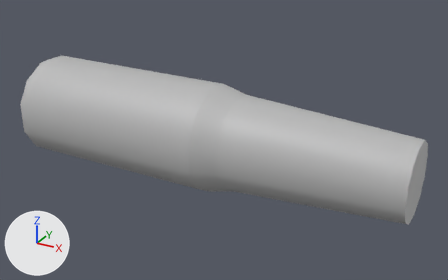
Before and after pictures for a commit that changed the FBX model Assets/Models/Turrets/LilTimmy/lil_timmy_barrel.fbx.
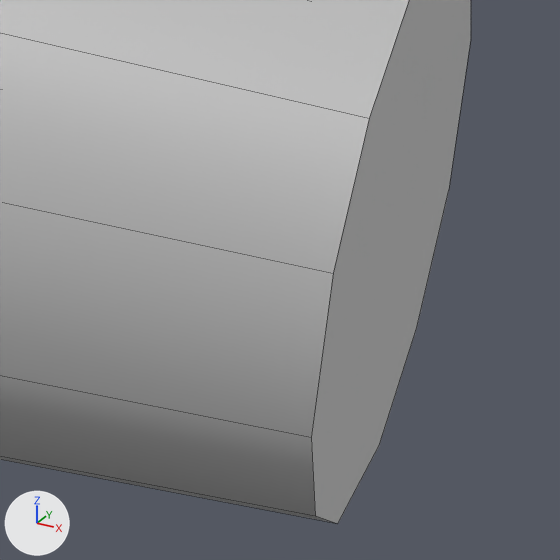
There are two pictures of each version: one whole from a 50 mm camera at (0.066, -0.0493, 0.0797) aimed at (0.0386, 0.0005, 0.0548), one close up on the part from 80% to 98% of the width and 54% to 82% of the height. The lights are fixed; the arrows at lower left show +X, +Y and +Z. The close-ups show mesh edges as thin lines. Where no turn or scale is listed for an object, it has been applied to the vertices.
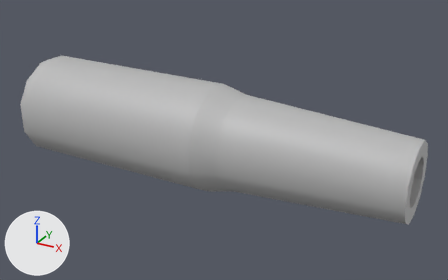
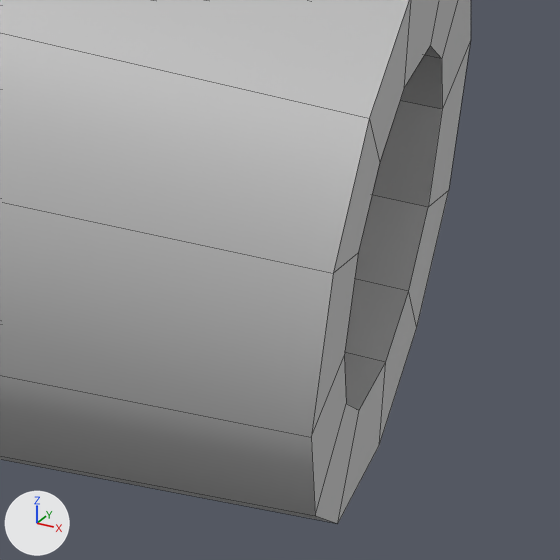
Diff of the bpy script that builds the scene:
```diff
--- a/Assets/Models/Turrets/LilTimmy/lil_timmy_barrel.fbx.py
+++ b/Assets/Models/Turrets/LilTimmy/lil_timmy_barrel.fbx.py
@@ me_mesh @@
 # used by ob_pcube7; location = (0.02926, 0.0, 0.05506)
-me_mesh.from_pydata(...)  # 48 vertices, 38 faces; spans x -0.0122..0.0284, y -0.0052..0.0052, z -0.0052..0.0052
+me_mesh.from_pydata(...)  # 72 vertices, 62 faces; spans x -0.0122..0.0284, y -0.0052..0.0052, z -0.0052..0.0052
+# me_mesh part 1
+# 1 face is deleted
+# 12 vertices are added at x 0.0166, y -0.0022..0.0022, z -0.0022..0.0022
+# 12 new vertices lie (0.0118, 0.0, 0.0) away from vertices in x 0.0166, y -0.0022..0.0022, z -0.0022..0.0022
+# 25 new faces join them
 me_mesh.materials.append(mat_lambert1)
```

Pixel boxes [x1, y1, x2, y2] of what changed, in the close-ups (560 x 560 px):
part 1 of me_mesh, built on: [311, 0, 471, 523] in both
